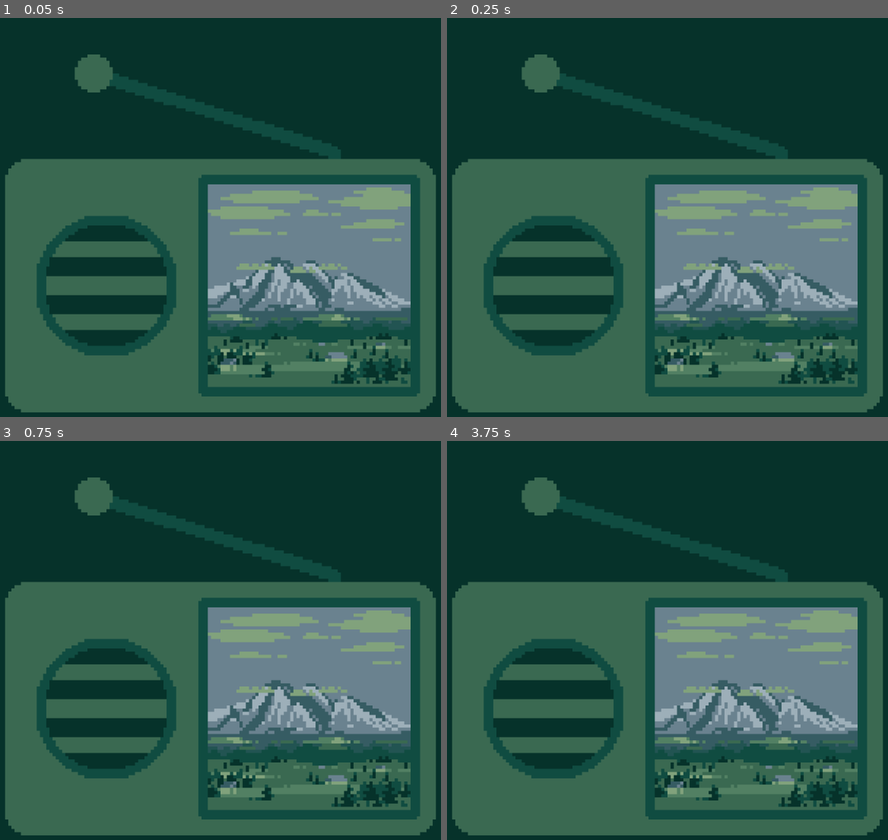
Above: before the commit, frames 1-4 (two rows, left to right).
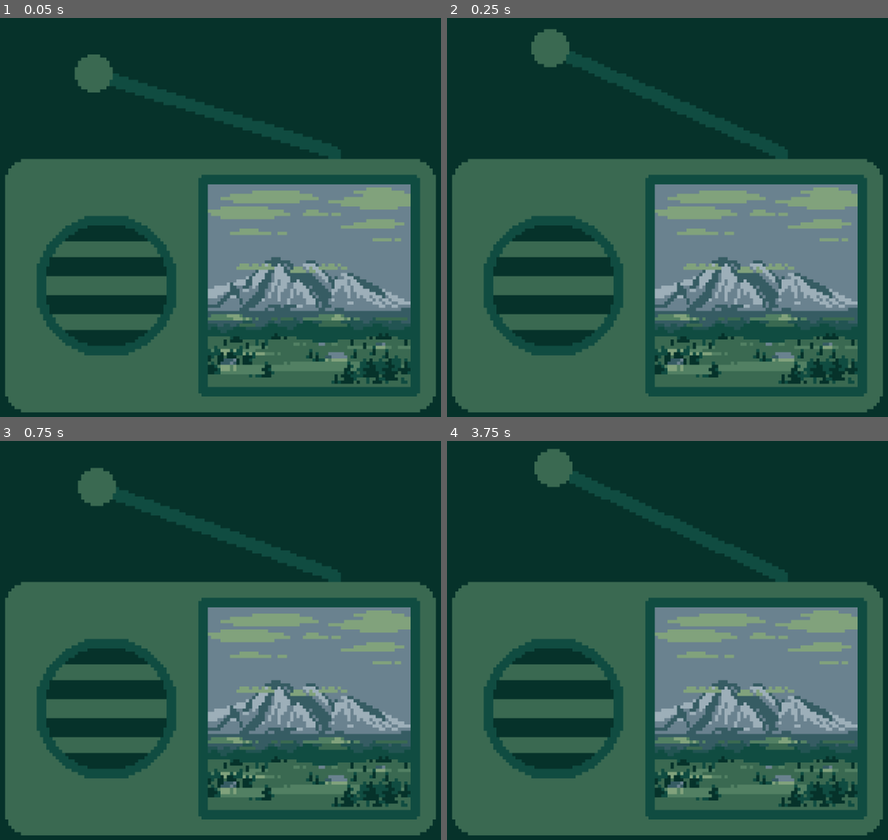
Above: after the commit, the same moments.

Repository: auranym/tunepix
Game: Godot game, scene res://main.tscn
The game is run twice, just before and just after one commit, with the same random seed, the same clock (stepped at 60 frames per second) and the same inputs.
Inputs:
- Up to frame 1 (0.05 s): no input
- Up to frame 2 (0.25 s): no input
- Up to frame 3 (0.75 s): no input
- Up to frame 4 (3.75 s): tap Enter at 3.5 s

Frame 1 is identical in both runs. In frame 2, 3.4% of the frame differs, in the area x 16-74%, y 2-35%; in frame 3, 1.5%; in frame 4, 3.6%, in the area x 16-74%, y 1-35%.

Commit message:
implemented antenna beat bumping; TODO ease-in curves

Diff:
--- a/default_bus_layout.tres
+++ b/default_bus_layout.tres
@@ -4,7 +4,7 @@
 resource_name = "SpectrumAnalyzer"
 
 [resource]
-bus/0/volume_db = -80.0
+bus/0/volume_db = -0.526013
 bus/1/name = &"Analyzer"
 bus/1/solo = false
 bus/1/mute = false
--- a/project.godot
+++ b/project.godot
@@ -21,6 +21,10 @@
 window/size/viewport_height=720
 window/stretch/mode="viewport"
 
+[editor]
+
+movie_writer/movie_file="C:/Users/zanbe/OneDrive/Desktop/Projects/Demo Videos/tunepix/mountain_song.avi"
+
 [rendering]
 
 textures/canvas_textures/default_texture_filter=0
--- a/test/mountain_song_config.tres
+++ b/test/mountain_song_config.tres
@@ -46,3 +46,9 @@
 antenna_receiver_radius = 4
 antenna_receiver_color = Color(0.227451, 0.411765, 0.317647, 1)
 antenna_angle = 18
+antenna_beat_bump = true
+antenna_beat_bump_ease = 1
+antenna_beat_bump_trans = 4
+antenna_beat_bump_angle = 8.0
+antenna_beat_bump_length = 0.9
+antenna_beat_bump_anticipation = 0.98
--- a/tune_pix.gd
+++ b/tune_pix.gd
@@ -14,12 +14,12 @@
 @onready var audio_stream_player: AudioStreamPlayer = $AudioStreamPlayer
 
 # Private vars
-# Audio-related
 var _energies
 var _frame_time_elapsed: float = 1.0
+var _beat_time_elapsed: float = 0.0
 var _analyzer: AudioEffectSpectrumAnalyzerInstance
 var _bump_energy: float = 0.0
-# Visuals-related
+var _beat_energy: float = 0.0
 var _box_rect: Rect2
 
 
@@ -32,6 +32,11 @@
 func _process(delta: float) -> void:
 	if Engine.is_editor_hint():
 		return
+
+	_beat_time_elapsed += delta
+	var beat_in_ms = _get_beat_in_secs()
+	if _beat_time_elapsed >= beat_in_ms:
+		_beat_time_elapsed -= beat_in_ms
 
 	_frame_time_elapsed += delta
 	if _frame_time_elapsed > (1.0 / float(config.fps)):
@@ -121,6 +126,16 @@
 	return lerp(config.freq_min, config.freq_max, weight)
 
 
+func _get_beat_in_secs():
+	if config.bpm == 0.0:
+		return INF
+	return 60.0 / config.bpm
+
+
+func _get_beat_energy():
+	return clamp(_beat_time_elapsed / _get_beat_in_secs(), 0.0, 1.0)
+
+
 # Visuals functionss
 # -----------------
 func _update_visuals():
@@ -221,8 +236,30 @@
 	)
 
 
+func _get_beat_bump_angle_offset():
+	if Engine.is_editor_hint():
+		return 0.0
+
+	var elapsed = clamp(fposmod((_get_beat_energy() + config.antenna_beat_bump_anticipation), 1.0) / config.antenna_beat_bump_length, 0.0, 1.0)
+	return Tween.interpolate_value(
+		config.antenna_beat_bump_angle,
+		-1 * config.antenna_beat_bump_angle,
+		elapsed,
+		1.0,
+		config.antenna_beat_bump_trans,
+		config.antenna_beat_bump_ease
+	)
+
+
 func _draw_antenna():
-	var unit_vector = Vector2.from_angle(deg_to_rad(config.antenna_angle + 180))
+	var beat_angle_offset = _get_beat_bump_angle_offset() if config.antenna_beat_bump else 0.0
+	var unit_vector = Vector2.from_angle(deg_to_rad(
+		clamp(
+			config.antenna_angle + 180 + beat_angle_offset,
+			180,
+			270
+		)
+	))
 	var start_pos = Vector2(
 		_box_rect.position.x + _box_rect.size.x - config.speaker_padding - config.speaker_bump_radius - config.speaker_radius,
 		_box_rect.position.y - config.antenna_width / 2.0
@@ -310,10 +347,6 @@
 		config.speaker_bump_radius - speaker_animated_dist,
 		config.speaker_bump_radius - speaker_animated_dist
 	)
-	#Vector2(
-		#_box_rect.position.x + _box_rect.size.x - config.speaker_padding - speaker_max_radius - speaker_animated_radius,
-		#_box_rect.position.y + config.speaker_padding + config.speaker_bump_radius - speaker_animated_dist
-	#)
 	var partition_width = 2 * speaker_animated_radius / float(2 * config.speaker_partitions + 1)
 	for i in (2 * config.speaker_partitions + 1):
 		if i % 2 == 1:
--- a/tune_pix_config.gd
+++ b/tune_pix_config.gd
@@ -200,3 +200,27 @@
 	set(val):
 		antenna_angle = val
 		visuals_changed.emit()
+@export var antenna_beat_bump := false:
+	set(val):
+		antenna_beat_bump = val
+		visuals_changed.emit()
+@export var antenna_beat_bump_ease: Tween.EaseType = Tween.EaseType.EASE_OUT:
+	set(val):
+		antenna_beat_bump_ease = val
+		visuals_changed.emit()
+@export var antenna_beat_bump_trans: Tween.TransitionType = Tween.TransitionType.TRANS_QUAD:
+	set(val):
+		antenna_beat_bump_trans = val
+		visuals_changed.emit()
+@export_range(-90.0, 90.0) var antenna_beat_bump_angle = 30.0:
+	set(val):
+		antenna_beat_bump_angle = val
+		visuals_changed.emit()
+@export_range(0.0, 1.0) var antenna_beat_bump_length = 0.5:
+	set(val):
+		antenna_beat_bump_length = val
+		visuals_changed.emit()
+@export_range(0.0, 1.0) var antenna_beat_bump_anticipation = 0.0:
+	set(val):
+		antenna_beat_bump_anticipation = val
+		visuals_changed.emit()
